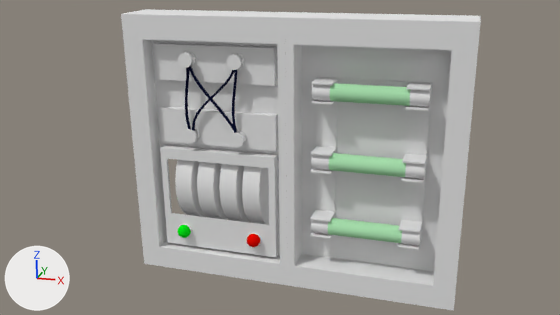
Before and after pictures for a commit that changed the Blender file Assets/models/house/floor02/puzzles/puzzle01_0222.blend.
The view is the same before and after, from the file's camera 'Camera'. Lighting does not change. The marker at lower left points along +X, +Y and +Z.

Before the edit, the objects in view are built like this:
```python
ob_case_inner_right = bpy.data.objects.new('case_inner_right', me_cube_004)
ob_case_inner_right.location = (0.563, 0.0, 0.0)
ob_dial_000 = bpy.data.objects.new('dial.000', me_cylinder_027)
ob_dial_000.location = (-0.837, 0.209, -0.308)
ob_fuse_000 = bpy.data.objects.new('fuse.000', me_cylinder_001)
ob_fuse_000.location = (0.566, -0.0955, 0.5)
ob_fuse_001 = bpy.data.objects.new('fuse.001', me_cylinder_003)
ob_fuse_001.location = (0.566, -0.0955, 0.0)
ob_fuse_002 = bpy.data.objects.new('fuse.002', me_cylinder_004)
ob_fuse_002.location = (0.566, -0.0955, -0.5)
ob_fuse_clamps_000 = bpy.data.objects.new('fuse_clamps.000', me_cube_003)
ob_fuse_clamps_000.location = (0.563, -0.096, 0.5)
ob_fuse_clamps_001 = bpy.data.objects.new('fuse_clamps.001', me_cube)
ob_fuse_clamps_001.location = (0.563, -0.096, 0.0)
ob_fuse_clamps_002 = bpy.data.objects.new('fuse_clamps.002', me_cube_006)
ob_fuse_clamps_002.location = (0.563, -0.096, -0.5)
ob_puzzle01a_frame = bpy.data.objects.new('puzzle01a_frame', me_cube_001)
ob_puzzle01a_frame.location = (0.0, 0.0, 0.0)
# also in view: 'dial.003' at (-0.29, 0.21, -0.31); 'dial.002' at (-0.47, 0.21, -0.31); 'case_inner_left' at (-0.56, -0.11, 0.0); 'dial.001' at (-0.65, 0.21, -0.31)
```
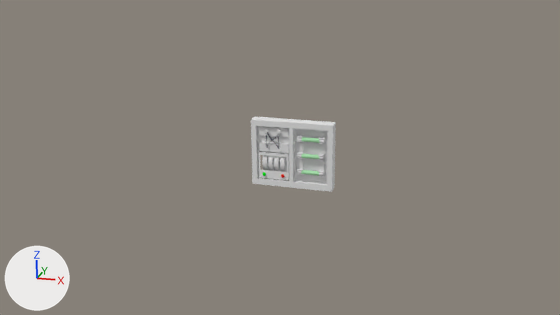
Commit message: beginning to work on puzzle01_0222 implementation

ob_puzzle01a_wires is not drawn itself; it is the parent of ob_puzzle01a_wire_002, ob_puzzle01a_wire_001, ob_puzzle01a_wire_003, ob_puzzle01a_wire_000.

What differs and where, as boxes [x1, y1, x2, y2] in the pictures (560 x 315 px):
'case_inner_right', moved, rescaled (78% narrower, 76% shorter)
    before: [285, 33, 462, 296]
    after: [291, 126, 330, 188]
'case_inner_left', moved, rescaled (75% narrower, 75% shorter)
    before: [134, 29, 287, 274]
    after: [254, 123, 291, 184]
'puzzle01a_frame', moved, rescaled (76% narrower, 75% shorter)
    before: [121, 9, 481, 311]
    after: [251, 117, 336, 192]
'fuse.000', moved
    before: [312, 83, 431, 107]
    after: [297, 137, 325, 143]
'fuse.001', moved
    before: [311, 153, 426, 179]
    after: [297, 154, 324, 160]
'fuse.002', moved
    before: [311, 218, 422, 246]
    after: [297, 170, 324, 176]
'dial.003', moved, rescaled
    before: [242, 166, 287, 225]
    after: [280, 157, 287, 172]
'dial.002', moved, rescaled (74% narrower, 73% shorter)
    before: [219, 164, 249, 222]
    after: [274, 156, 281, 171]
'dial.001', moved, rescaled
    before: [197, 162, 227, 220]
    after: [268, 156, 275, 171]
'dial.000', moved, rescaled
    before: [175, 160, 206, 217]
    after: [262, 155, 269, 170]
'fuse_clamps.002', moved, rescaled
    before: [310, 210, 422, 250]
    after: [297, 168, 324, 177]
'fuse_clamps.001', moved, rescaled
    before: [310, 146, 427, 183]
    after: [297, 152, 325, 161]
'fuse_clamps.000', moved, rescaled (76% narrower, 74% shorter)
    before: [311, 78, 432, 111]
    after: [297, 136, 325, 144]
'wire_posts.001', moved, rescaled
    before: [227, 53, 244, 70]
    after: [277, 130, 281, 134]
'puzzle01a_wire.001', moved, rescaled (76% narrower, 76% shorter)
    before: [188, 66, 238, 133]
    after: [267, 132, 278, 147]
'wire_posts.000', moved, rescaled
    before: [178, 51, 196, 68]
    after: [265, 129, 269, 133]
'wire_posts.004', moved, rescaled
    before: [230, 131, 246, 147]
    after: [277, 148, 281, 152]
'wire_posts.003', moved, rescaled (not visible afterwards)
    before: [183, 127, 200, 143]
'puzzle01a_wire.002', moved, rescaled (not visible afterwards)
    before: [192, 70, 235, 131]
'puzzle01a_wire.000', moved, rescaled (not visible afterwards)
    before: [185, 67, 191, 129]
'bulb.001', moved (not visible afterwards)
    before: [247, 234, 260, 247]
'bulb.000', moved (not visible afterwards)
    before: [178, 225, 191, 238]

Edits to the bpy script that builds the scene:
```text
Change ob_case_inner_right:
    ob_case_inner_right.location: (0.563, 0.0, 0.0) -> (0.14, -0.006, 0.002)
    ob_case_inner_right.scale: (1.0, 1.0, 1.0) -> (0.25, 0.25, 0.25)
Change ob_fuse_002:
    add ob_fuse_002.parent = ob_fuses
    add ob_fuse_002.matrix_parent_inverse = Matrix(((1.0, 0.0, 0.0, -0.566), (0.0, 1.0, 0.0, 0.0955), (0.0, 0.0, 1.0, 0.0), (0.0, 0.0, 0.0, 1.0)))
Change ob_fuse_001:
    add ob_fuse_001.parent = ob_fuses
    add ob_fuse_001.matrix_parent_inverse = Matrix(((1.0, 0.0, 0.0, -0.566), (0.0, 1.0, 0.0, 0.0955), (0.0, 0.0, 1.0, 0.0), (0.0, 0.0, 0.0, 1.0)))
Change ob_fuse_000:
    add ob_fuse_000.parent = ob_fuses
    add ob_fuse_000.matrix_parent_inverse = Matrix(((1.0, 0.0, 0.0, -0.566), (0.0, 1.0, 0.0, 0.0955), (0.0, 0.0, 1.0, 0.0), (0.0, 0.0, 0.0, 1.0)))
Change ob_fuse_clamps_002:
    ob_fuse_clamps_002.location: (0.563, -0.096, -0.5) -> (0.14, -0.03, -0.123)
    ob_fuse_clamps_002.scale: (1.0, 1.0, 1.0) -> (0.25, 0.25, 0.25)
Change ob_fuse_clamps_000:
    ob_fuse_clamps_000.location: (0.563, -0.096, 0.5) -> (0.14, -0.03, 0.127)
    ob_fuse_clamps_000.scale: (1.0, 1.0, 1.0) -> (0.25, 0.25, 0.25)
Change ob_fuse_clamps_001:
    ob_fuse_clamps_001.location: (0.563, -0.096, 0.0) -> (0.14, -0.03, 0.002)
    ob_fuse_clamps_001.scale: (1.0, 1.0, 1.0) -> (0.25, 0.25, 0.25)
Change ob_puzzle01a_frame:
    ob_puzzle01a_frame.location: (0.0, 0.0, 0.0) -> (-0.001, -0.006, 0.002)
    ob_puzzle01a_frame.scale: (1.0, 1.0, 1.0) -> (0.25, 0.25, 0.25)
Change ob_case_inner_left:
    ob_case_inner_left.location: (-0.563, 0.0, 0.0) -> (-0.142, -0.006, 0.002)
    ob_case_inner_left.scale: (1.0, 1.0, 1.0) -> (0.25, 0.25, 0.25)
Change ob_wire_posts_001:
    ob_wire_posts_001.location: (-0.381, -0.127, 0.685) -> (-0.096, -0.038, 0.174)
    ob_wire_posts_001.scale: (1.0, 1.0, 1.0) -> (0.25, 0.25, 0.25)
Change ob_wire_posts_000:
    ob_wire_posts_000.location: (-0.752, -0.127, 0.685) -> (-0.189, -0.038, 0.174)
    ob_wire_posts_000.scale: (1.0, 1.0, 1.0) -> (0.25, 0.25, 0.25)
Change ob_wire_posts_003:
    ob_wire_posts_003.location: (-0.752, -0.127, 0.121) -> (-0.189, -0.038, 0.032)
    ob_wire_posts_003.scale: (1.0, 1.0, 1.0) -> (0.25, 0.25, 0.25)
Change ob_wire_posts_004:
    ob_wire_posts_004.location: (-0.381, -0.127, 0.121) -> (-0.096, -0.038, 0.032)
    ob_wire_posts_004.scale: (1.0, 1.0, 1.0) -> (0.25, 0.25, 0.25)
Change ob_puzzle01a_wires:
    ob_puzzle01a_wires.location: (-0.563, 0.0, 0.414) -> (-0.142, -0.00584, 0.106)
    ob_puzzle01a_wires.scale: (1.0, 1.0, 1.0) -> (0.25, 0.25, 0.25)
Change ob_bulb_001:
    add ob_bulb_001.parent = ob_bulbs
    add ob_bulb_001.matrix_parent_inverse = Matrix(((1.0, 0.0, 0.0, 0.563), (0.0, 1.0, 0.0, 0.223), (0.0, 0.0, 1.0, 0.668), (0.0, 0.0, 0.0, 1.0)))
Change ob_bulb_000:
    add ob_bulb_000.parent = ob_bulbs
    add ob_bulb_000.matrix_parent_inverse = Matrix(((1.0, 0.0, 0.0, 0.563), (0.0, 1.0, 0.0, 0.223), (0.0, 0.0, 1.0, 0.668), (0.0, 0.0, 0.0, 1.0)))
Change ob_dial_000:
    ob_dial_000.location: (-0.837, 0.209, -0.308) -> (-0.21, 0.046, -0.075)
    ob_dial_000.scale: (1.0, 1.0, 1.0) -> (0.25, 0.25, 0.25)
Change ob_dial_001:
    ob_dial_001.location: (-0.655, 0.209, -0.308) -> (-0.165, 0.046, -0.075)
    ob_dial_001.scale: (1.0, 1.0, 1.0) -> (0.25, 0.25, 0.25)
Change ob_dial_002:
    ob_dial_002.location: (-0.471, 0.209, -0.308) -> (-0.119, 0.046, -0.075)
    ob_dial_002.scale: (1.0, 1.0, 1.0) -> (0.25, 0.25, 0.25)
Change ob_dial_003:
    ob_dial_003.location: (-0.289, 0.209, -0.308) -> (-0.073, 0.046, -0.075)
    ob_dial_003.scale: (1.0, 1.0, 1.0) -> (0.25, 0.25, 0.25)
Add ob_bulbs:
    ob_bulbs = bpy.data.objects.new('bulbs', None)
    ob_bulbs.location = (-0.142, -0.0616, -0.165)
    ob_bulbs.scale = (0.25, 0.25, 0.25)
Add ob_fuses:
    ob_fuses = bpy.data.objects.new('fuses', None)
    ob_fuses.location = (0.14, -0.0297, 0.0022)
    ob_fuses.scale = (0.25, 0.25, 0.25)
```
